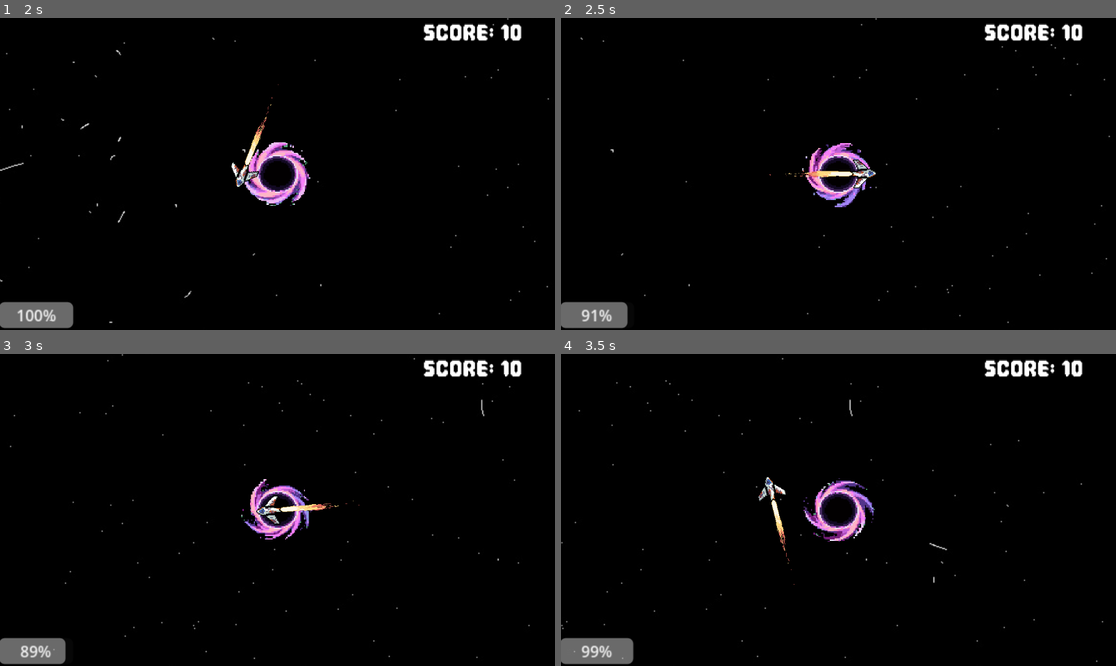
Above: before the commit, frames 1-4 (two rows, left to right).
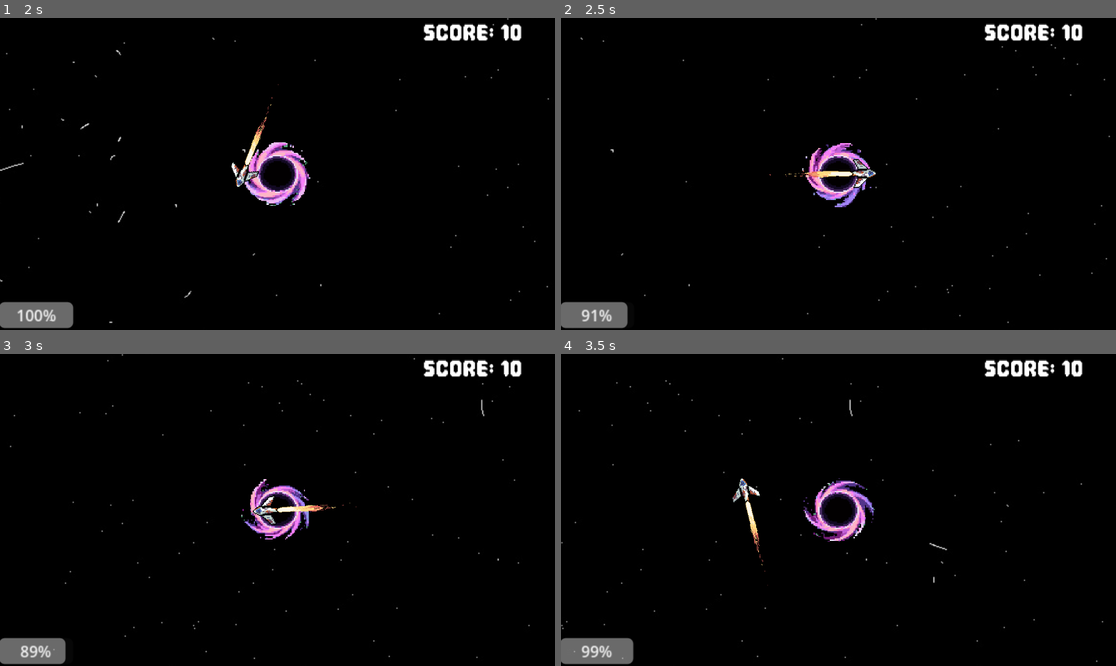
Above: after the commit, the same moments.

Repository: Fila2224/bounce-back
Game: Godot game, scene res://scenes/main_scene.tscn
Same seed, same stepped clock (60 frames per second), same inputs: the game is played once before the commit and once after it.
Inputs:
- Up to frame 1 (2 s): hold D (right) 0.53-1.28 s; tap Space (blip) at 0.6, 1.35 s; hold S (down) from 1.28 s (still down)
- Up to frame 2 (2.5 s): release S (down) at 2.03 s; hold D (right) from 2.03 s (still down); hold Shift (speed) from 2.03 s (still down); tap Space (blip) at 2.3 s
- Up to frame 3 (3 s): release D (right) at 2.78 s; release Shift (speed) at 2.78 s; hold Up (up) from 2.78 s (still down); tap Space (blip) at 2.85 s
- Up to frame 4 (3.5 s): keep holding Up (up)

Frame 1 is identical in both runs. In frame 2, less than 0.1% of the frame differs, in the area x 40-55%, y 45-55%; in frame 3, 0.3%; in frame 4, 0.6%, in the area x 30-43%, y 39-75%.

Commit message:
final w sfx (no backg)

Diff:
--- a/scenes/main_scene.tscn
+++ b/scenes/main_scene.tscn
@@ -7,6 +7,8 @@
 [ext_resource type="Script" uid="uid://ci12vg25c60jc" path="res://scripts/line_2d.gd" id="4_pu3yx"]
 [ext_resource type="Script" uid="uid://plwc1imrhodc" path="res://scripts/main_scene.gd" id="6_main"]
 [ext_resource type="Script" uid="uid://v6wkp3rltiu1" path="res://scenes/progress_bar.gd" id="6_rt2n2"]
+[ext_resource type="AudioStream" uid="uid://dw7iofw104neq" path="res://assets/sounds/hit_destroy.wav" id="8_destroy"]
+[ext_resource type="AudioStream" uid="uid://c7r51eyafg7v5" path="res://assets/sounds/hit_moon.wav" id="9_moon"]
 
 [node name="main_scene" type="Node2D" unique_id=1130820366]
 script = ExtResource("6_main")
@@ -69,3 +71,12 @@
 
 [node name="Timer" type="Timer" parent="ProgressBar" unique_id=2098228123]
 wait_time = 0.05
+
+[node name="HitDestroyAudio" type="AudioStreamPlayer" parent="." unique_id=1418293041]
+stream = ExtResource("8_destroy")
+volume_db = -4.0
+max_polyphony = 6
+
+[node name="HitMoonAudio" type="AudioStreamPlayer" parent="." unique_id=1418293042]
+stream = ExtResource("9_moon")
+max_polyphony = 6
--- a/scenes/rocket.tscn
+++ b/scenes/rocket.tscn
@@ -3,6 +3,8 @@
 [ext_resource type="Script" uid="uid://biv2cth1xpglm" path="res://scripts/rocket.gd" id="1_dkv7l"]
 [ext_resource type="Texture2D" uid="uid://cpok1uwf3upyf" path="res://assets/Animated_Exhaust_pixel_Pack_Free/Exhaust_02/exhaust02_spritesheet.png" id="2_exhaust"]
 [ext_resource type="Texture2D" uid="uid://d3mbxug6fb8h7" path="res://assets/Main Ship - Base - Damaged.png" id="3_fj03e"]
+[ext_resource type="AudioStream" uid="uid://ddt0e76vxokt4" path="res://assets/sounds/thruster.wav" id="4_thruster"]
+[ext_resource type="AudioStream" uid="uid://cdg3v204lrofn" path="res://assets/sounds/blip_swoosh.wav" id="5_blip"]
 
 [sub_resource type="CircleShape2D" id="CircleShape2D_5gt1y"]
 radius = 16.0
@@ -199,3 +201,11 @@
 
 [node name="connector" type="Node2D" parent="." unique_id=1620100182]
 position = Vector2(0, 11)
+
+[node name="ThrusterAudio" type="AudioStreamPlayer2D" parent="." unique_id=1620100183]
+stream = ExtResource("4_thruster")
+volume_db = 24.0
+
+[node name="BlipAudio" type="AudioStreamPlayer2D" parent="." unique_id=1620100184]
+stream = ExtResource("5_blip")
+volume_db = -5.0
--- a/scripts/animated_sprite_2d.gd
+++ /dev/null
@@ -1,8 +0,0 @@
-extends AnimatedSprite2D
-@onready var rocket: CharacterBody2D = $rocket
-
-func _ready() -> void:
-	pass
-
-func _process(delta: float) -> void:
-	frame = 6 - rocket.lives
--- a/scripts/main_scene.gd
+++ b/scripts/main_scene.gd
@@ -26,6 +26,8 @@
 @onready var moon_center: Node2D = $"moon-center"
 @onready var camera: Camera2D = $"moon-center/Camera2D"
 @onready var spawn_timer: Timer = $MeteorTimer
+@onready var hit_destroy_audio: AudioStreamPlayer = $HitDestroyAudio
+@onready var hit_moon_audio: AudioStreamPlayer = $HitMoonAudio
 
 func _ready() -> void:
 	if not score_label:
@@ -164,15 +166,23 @@
 
 func _on_meteor_hit_rocket() -> void:
 	add_score(1)
+	if hit_destroy_audio:
+		hit_destroy_audio.play()
 
 func _on_meteor_hit_moon() -> void:
 	add_score(-3)
+	if hit_moon_audio:
+		hit_moon_audio.play()
 
 func _on_fighter_hit_rocket() -> void:
 	add_score(3)
+	if hit_destroy_audio:
+		hit_destroy_audio.play()
 
 func _on_fighter_hit_moon() -> void:
 	add_score(-5)
+	if hit_moon_audio:
+		hit_moon_audio.play()
 
 func add_score(amount: int) -> void:
 	score += amount
--- a/scripts/rocket.gd
+++ b/scripts/rocket.gd
@@ -11,7 +11,7 @@
 @export var pull_speed: float = 35.0
 @export var dash_duration: float = 0.25
 
-@export var boost_multiplier: float = 2.0
+@export var boost_multiplier: float = 3.67
 
 var lives = 6
 var is_dashing: bool = false
@@ -21,9 +21,14 @@
 @onready var exhaust: AnimatedSprite2D = $Exhaust
 @onready var collision_shape: CollisionShape2D = $CollisionShape2D
 @onready var progress_bar: ProgressBar = $"../ProgressBar"
+@onready var thruster_audio: AudioStreamPlayer2D = $ThrusterAudio
+@onready var blip_audio: AudioStreamPlayer2D = $BlipAudio
 
 
 func _ready() -> void:
+	if thruster_audio and thruster_audio.stream is AudioStreamWAV:
+		thruster_audio.stream.loop_mode = AudioStreamWAV.LOOP_FORWARD
+
 	if exhaust:
 		exhaust.visible = false
 
@@ -79,11 +84,15 @@
 			exhaust.visible = true
 			if not exhaust.is_playing() or exhaust.animation != "flying":
 				exhaust.play("flying")
+		if thruster_audio and not thruster_audio.playing:
+			thruster_audio.play()
 
 	else:
 		if exhaust:
 			exhaust.visible = false
 			exhaust.stop()
+		if thruster_audio and thruster_audio.playing:
+			thruster_audio.stop()
 
 		if planet:
 			var to_planet := planet.global_position - global_position
@@ -121,10 +130,15 @@
 	if dash_dir != Vector2.ZERO:
 		rotation = dash_dir.angle() + PI / 2
 
+	if blip_audio:
+		blip_audio.play()
+
 	if exhaust:
 		exhaust.visible = true
 		if not exhaust.is_playing() or exhaust.animation != "flying":
 			exhaust.play("flying")
+	if thruster_audio and not thruster_audio.playing:
+		thruster_audio.play()
 
 	var tween := create_tween()
 	tween.set_trans(Tween.TRANS_QUAD)
@@ -142,3 +156,5 @@
 	if exhaust:
 		exhaust.visible = false
 		exhaust.stop()
+	if thruster_audio and thruster_audio.playing:
+		thruster_audio.stop()
Not shown, added: assets/sounds/blip_swoosh.wav.import
Not shown, added: assets/sounds/hit_destroy.wav.import
Not shown, added: assets/sounds/hit_moon.wav.import
Not shown, added: assets/sounds/thruster.wav.import
Not shown, removed: scripts/animated_sprite_2d.gd.uid
Not shown, added: assets/sounds/blip_swoosh.wav
Not shown, added: assets/sounds/hit_destroy.wav
Not shown, added: assets/sounds/hit_moon.wav
Not shown, added: assets/sounds/thruster.wav
